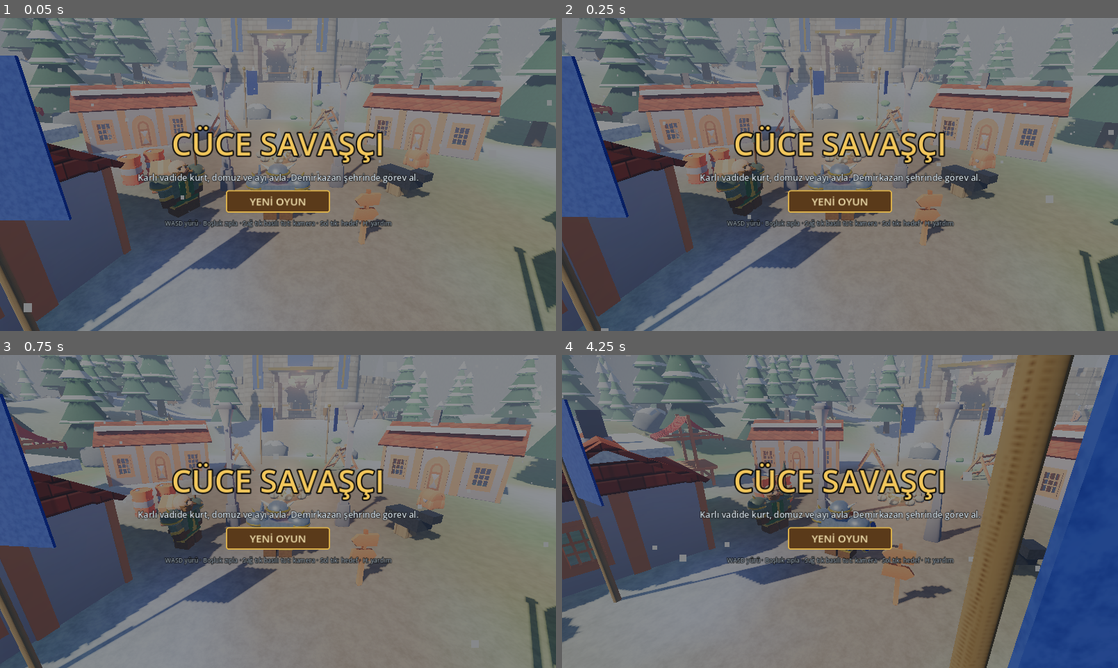
Above: before the commit, frames 1-4 (two rows, left to right).
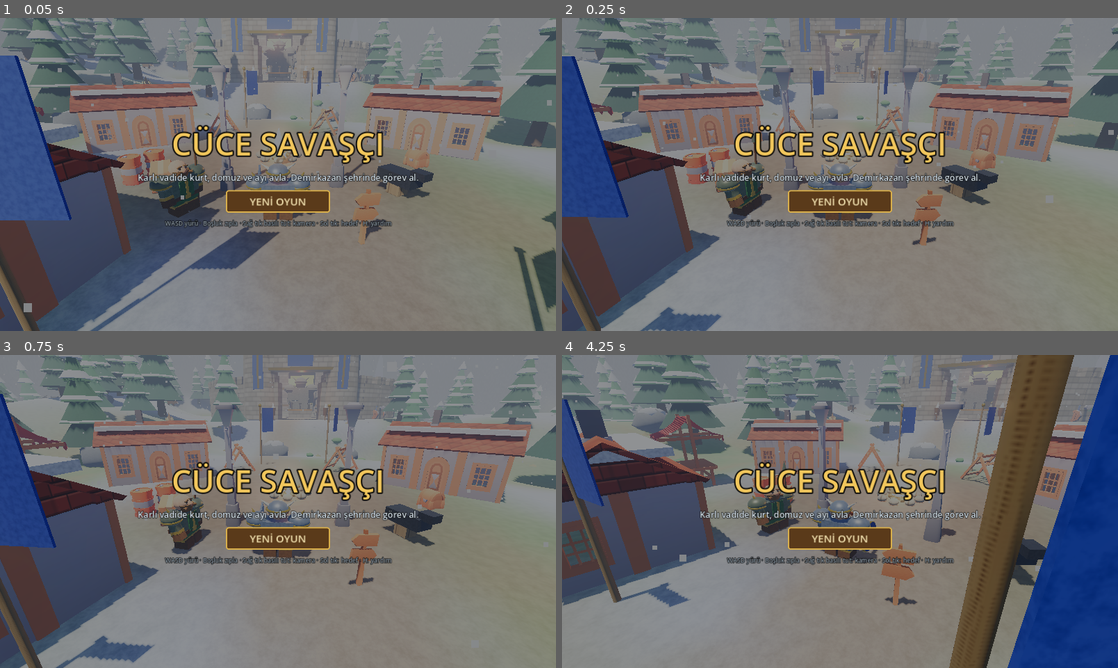
Above: after the commit, the same moments.

Repository: aldaci26/zindan-yuruyusu
Game: Godot game, scene res://main.tscn
Same seed, same stepped clock (60 frames per second), same inputs: the game is played once before the commit and once after it.
Inputs (mouse positions are in pixels of both pictures, inside the frame that each line leads up to):
- Up to frame 1 (0.05 s): no input
- Up to frame 2 (0.25 s): no input
- Up to frame 3 (0.75 s): tap Enter at 0.5 s; hold D from 0.53 s (still down); tap R at 0.6 s; click (278, 511) at 0.67 s
- Up to frame 4 (4.25 s): tap Space at 0.77, 1.52, 3.02, 3.77 s; release D at 1.28 s; hold S 1.28-2.03 s; tap 1 at 1.35 s; click (840, 511) at 1.42 s; move the mouse to (895, 442) at 2.02 s; hold D 2.03-2.78 s; tap 2 at 2.1 s; move the mouse to (812, 574) at 2.77 s; hold W 2.78-3.53 s; tap 3 at 2.85 s; click (812, 574) at 2.92 s; move the mouse to (1006, 558) at 3.52 s; hold A from 3.53 s (still down); tap 4 at 3.6 s

Frame 1 is identical in both runs. In frame 2, 10% of the frame differs, in the area x 0-100%, y 0-100%; in frame 3, 10%; in frame 4, 15%.

Commit message:
Gece-gündüz döngüsü, kar fırtınası ve bataklıkta yağmur
Co-Authored-By: Claude Sonnet 5.5 <noreply@anthropic.com>
Claude-Session: https://claude.ai/code/session_01JevRmnrtmWrqjemGjP8zM1

Diff:
--- a/godot/main.gd
+++ b/godot/main.gd
@@ -491,6 +491,8 @@
 		_spawn_camps()
 		_setup_snow()
 		_spawn_nodes()
+	if map != "mine":
+		_setup_rain()
 	_apply_env()
 
 func _clear_world() -> void:
@@ -516,6 +518,7 @@
 	portals.clear()
 	res_nodes.clear()
 	snow_node = null
+	rain_node = null
 	swamp_fx = null
 	lava_mat = null
 	mine_lantern = null
@@ -720,6 +723,98 @@
 		env_res.adjustment_saturation = 1.12
 		sun.light_color = Color("ffd9a0")
 		sun.light_energy = 1.05
+	_capture_env_base()
+
+## Gece-gündüz ve hava: temel değerler _apply_env sonrası saklanır, _step_daynight her 0.2 sn'de ayarlar
+var env_base := {}
+var day_k := 1.0
+var storm_k := 0.0
+var rain_node: GPUParticles3D
+var day_acc := 0.0
+
+func _capture_env_base() -> void:
+	env_base = {
+		"top": sky_psm.sky_top_color, "hor": sky_psm.sky_horizon_color,
+		"gh": sky_psm.ground_horizon_color, "gb": sky_psm.ground_bottom_color,
+		"amb": env_res.ambient_light_color, "ambe": env_res.ambient_light_energy,
+		"fog": env_res.fog_light_color, "fogd": env_res.fog_density,
+		"sun": sun.light_energy,
+	}
+
+func _step_daynight(dt: float) -> void:
+	if env_base.is_empty() or env_res == null:
+		return
+	day_acc += dt
+	if day_acc < 0.2:
+		return
+	var step_dt := day_acc
+	day_acc = 0.0
+	if map == "mine":
+		return
+	# 300 sn'lik tam gün; başlangıç sabah
+	var ph := fmod(T / 300.0 + 0.25, 1.0)
+	var sun_h := sin(ph * TAU)
+	day_k = clampf(smoothstep(-0.18, 0.35, sun_h), 0.0, 1.0)
+	# fırtına: kar haritasında kar fırtınası, bataklıkta yağmur; ~200 sn'de bir, 50 sn sürer
+	var wph := fmod(T, 200.0)
+	var want := 1.0 if wph > 140.0 and wph < 190.0 else 0.0
+	storm_k = move_toward(storm_k, want, step_dt * 0.25)
+	var night_sky := Color("0b1226")
+	var night_amb := Color("2a3a66")
+	var dusk := clampf(1.0 - absf(sun_h) * 3.0, 0.0, 1.0) * 0.5
+	var grey := Color("8a93a0")
+	var top: Color = env_base["top"].lerp(night_sky, 1.0 - day_k).lerp(grey * 0.7, storm_k * 0.5)
+	var hor: Color = env_base["hor"].lerp(Color("1a2038"), 1.0 - day_k).lerp(Color("e08a50"), dusk).lerp(grey, storm_k * 0.55)
+	sky_psm.sky_top_color = top
+	sky_psm.sky_horizon_color = hor
+	sky_psm.ground_horizon_color = hor
+	sky_psm.ground_bottom_color = env_base["gb"].lerp(night_sky, 1.0 - day_k)
+	env_res.ambient_light_color = env_base["amb"].lerp(night_amb, 1.0 - day_k)
+	env_res.ambient_light_energy = lerpf(0.5, env_base["ambe"], day_k) * (1.0 - storm_k * 0.2)
+	env_res.fog_light_color = env_base["fog"].lerp(Color("141a30"), 1.0 - day_k).lerp(grey, storm_k * 0.5)
+	env_res.fog_density = env_base["fogd"] * (1.0 + storm_k * (3.5 if map == "snow" else 1.8)) * (1.0 + (1.0 - day_k) * 0.3)
+	sun.light_energy = env_base["sun"] * day_k * (1.0 - storm_k * 0.55)
+	sun.rotation_degrees = Vector3(-clampf(sun_h * 70.0 + 8.0, 6.0, 78.0), -35.0 + ph * 40.0, 0)
+	if snow_node:
+		snow_node.visible = map == "snow"
+		snow_node.amount_ratio = lerpf(0.45, 1.0, storm_k)
+		var pm: ParticleProcessMaterial = snow_node.process_material
+		pm.gravity = Vector3(storm_k * 5.0, -0.3, storm_k * 1.5)
+	if rain_node:
+		rain_node.visible = map == "swamp"
+		rain_node.emitting = map == "swamp" and storm_k > 0.05
+		rain_node.amount_ratio = clampf(storm_k, 0.05, 1.0)
+	if swamp_fx:
+		swamp_fx.visible = map == "swamp" and storm_k < 0.5
+
+func _setup_rain() -> void:
+	var pm := ParticleProcessMaterial.new()
+	pm.emission_shape = ParticleProcessMaterial.EMISSION_SHAPE_BOX
+	pm.emission_box_extents = Vector3(24, 0.5, 24)
+	pm.direction = Vector3(0.1, -1, 0)
+	pm.spread = 3.0
+	pm.initial_velocity_min = 22.0
+	pm.initial_velocity_max = 28.0
+	pm.gravity = Vector3(0, -6, 0)
+	var q := QuadMesh.new()
+	q.size = Vector2(0.03, 0.7)
+	var qm := StandardMaterial3D.new()
+	qm.shading_mode = BaseMaterial3D.SHADING_MODE_UNSHADED
+	qm.billboard_mode = BaseMaterial3D.BILLBOARD_FIXED_Y
+	qm.albedo_color = Color(0.7, 0.8, 0.9, 0.45)
+	qm.transparency = BaseMaterial3D.TRANSPARENCY_ALPHA
+	q.material = qm
+	rain_node = GPUParticles3D.new()
+	rain_node.amount = 1800
+	rain_node.lifetime = 1.0
+	rain_node.preprocess = 1.0
+	rain_node.process_material = pm
+	rain_node.draw_pass_1 = q
+	rain_node.visibility_aabb = AABB(Vector3(-26, -22, -26), Vector3(52, 44, 52))
+	rain_node.local_coords = false
+	rain_node.emitting = false
+	rain_node.cast_shadow = GeometryInstance3D.SHADOW_CASTING_SETTING_OFF
+	add_child(rain_node)
 
 func _build_terrain() -> void:
 	var seg := 160
@@ -3921,6 +4016,9 @@
 		snow_node.position = Vector3(P["x"], P["y"] + 16.0, P["z"])
 
 func _step_effects(_dt: float) -> void:
+	_step_daynight(_dt)
+	if rain_node:
+		rain_node.position = Vector3(P["x"], P["y"] + 16.0, P["z"])
 	for n in res_nodes:
 		if not n["on"] and T >= n["t"]:
 			n["on"] = true
